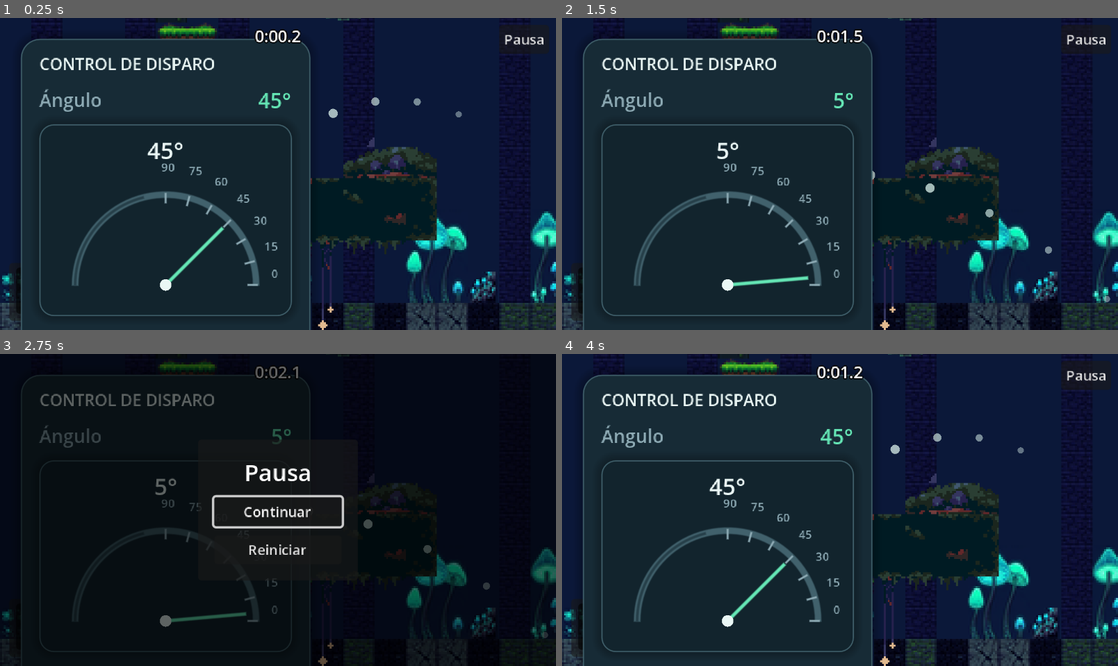
Above: before the commit, frames 1-4 (two rows, left to right).
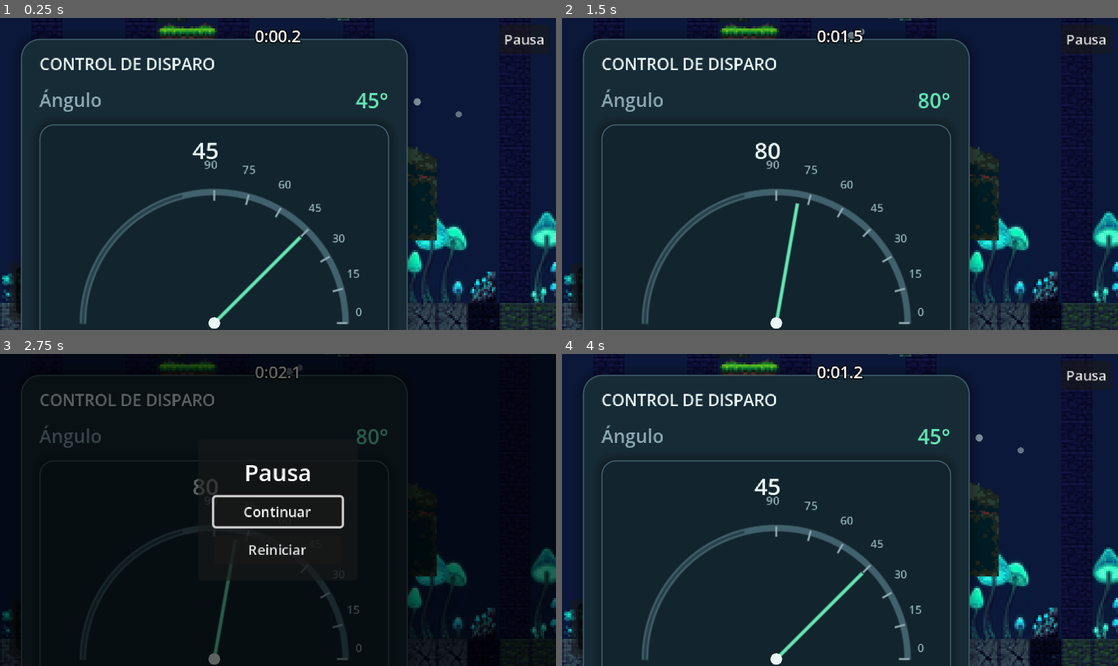
Above: after the commit, the same moments.

Repository: Navarro0k/Slimeterra
Game: Godot game, scene res://Scenes/Levels/jungleLevel.tscn
Same seed, same stepped clock (60 frames per second), same inputs: the game is played once before the commit and once after it.
Inputs:
- Up to frame 1 (0.25 s): no input
- Up to frame 2 (1.5 s): click "x16" at 0.5 s; click "x2" at 1.25 s
- Up to frame 3 (2.75 s): click "Pausa" at 2 s
- Up to frame 4 (4 s): click "Reiniciar" at 2.75 s; click "x16" at 3.5 s

The runs differ from the first frame. In frame 1, 9.0% of the frame differs, in the area x 7-75%, y 6-100%; in frame 2, 9.0%; in frame 3, 2.0%; in frame 4, 9.0%.

Commit message:
fix sixe of hud shoot

Diff:
--- a/Scripts/shot_dial.gd
+++ b/Scripts/shot_dial.gd
@@ -17,7 +17,7 @@
 const MUTED := Color("#8EABB5")
 
 func _ready() -> void:
-	custom_minimum_size = Vector2(180, 142)
+	custom_minimum_size = Vector2(270, 175)
 	mouse_filter = Control.MOUSE_FILTER_STOP
 	queue_redraw()
 
@@ -53,9 +53,9 @@
 		var p2 := centro + direccion * (radio + 1.0)
 		draw_line(p1, p2, MUTED, 1.5, true)
 		var etiqueta_pos := centro + direccion * (radio + 14.0) - Vector2(9, 6)
-		draw_string(ThemeDB.fallback_font, etiqueta_pos, str(grados), HORIZONTAL_ALIGNMENT_CENTER, 22, 10, MUTED)
+		draw_string(ThemeDB.fallback_font, etiqueta_pos, str(grados), HORIZONTAL_ALIGNMENT_CENTER, 13, 10, MUTED)
 	var theta_aguja := deg_to_rad(angle)
 	var direccion_aguja := Vector2(cos(theta_aguja), -sin(theta_aguja))
 	draw_line(centro, centro + direccion_aguja * (radio - 9.0), ACCENT, 3.0, true)
 	draw_circle(centro, 5.0, TEXT_COLOR)
-	draw_string(ThemeDB.fallback_font, Vector2(centro.x - 24.0, 18.0), "%d°" % roundi(angle), HORIZONTAL_ALIGNMENT_CENTER, 48, 20, TEXT_COLOR)
+	draw_string(ThemeDB.fallback_font, Vector2(centro.x - 20.0, 18.0), "%d°" % roundi(angle), HORIZONTAL_ALIGNMENT_CENTER, 25, 20, TEXT_COLOR)
--- a/Scripts/shot_hud.gd
+++ b/Scripts/shot_hud.gd
@@ -53,7 +53,8 @@
 	panel.name = "AimPanel"
 	panel.add_theme_stylebox_override("panel", _panel_style(BG))
 	panel.position = Vector2(18, 18)
-	panel.custom_minimum_size = Vector2(250, 0)
+	panel.custom_minimum_size = Vector2(300, 0)
+	panel.size = Vector2(300, 0)
 	root.add_child(panel)
 
 	var columna := VBoxContainer.new()
@@ -80,6 +81,7 @@
 
 	var dial_frame := PanelContainer.new()
 	dial_frame.add_theme_stylebox_override("panel", _panel_style(BG_DARK, 12))
+	dial_frame.custom_minimum_size = Vector2(270, 175)
 	columna.add_child(dial_frame)
 	_angle_dial = preload("res://Scripts/shot_dial.gd").new()
 	_angle_dial.name = "AngleDial"
@@ -133,8 +135,8 @@
 
 	_math_panel = PanelContainer.new()
 	_math_panel.name = "MathPanel"
-	_math_panel.position = Vector2(285, 18)
-	_math_panel.custom_minimum_size = Vector2(360, 0)
+	_math_panel.position = Vector2(330, 18)
+	_math_panel.custom_minimum_size = Vector2(300, 0)
 	_math_panel.add_theme_stylebox_override("panel", _panel_style(BG_DARK, 12))
 	root.add_child(_math_panel)
 	var math_col := VBoxContainer.new()
@@ -147,7 +149,7 @@
 	_math_label.fit_content = true
 	_math_label.bbcode_enabled = true
 	_math_label.scroll_active = false
-	_math_label.custom_minimum_size = Vector2(325, 185)
+	_math_label.custom_minimum_size = Vector2(270, 150)
 	_math_label.add_theme_color_override("default_color", FG)
 	math_col.add_child(_math_label)
 	_math_panel.visible = false
